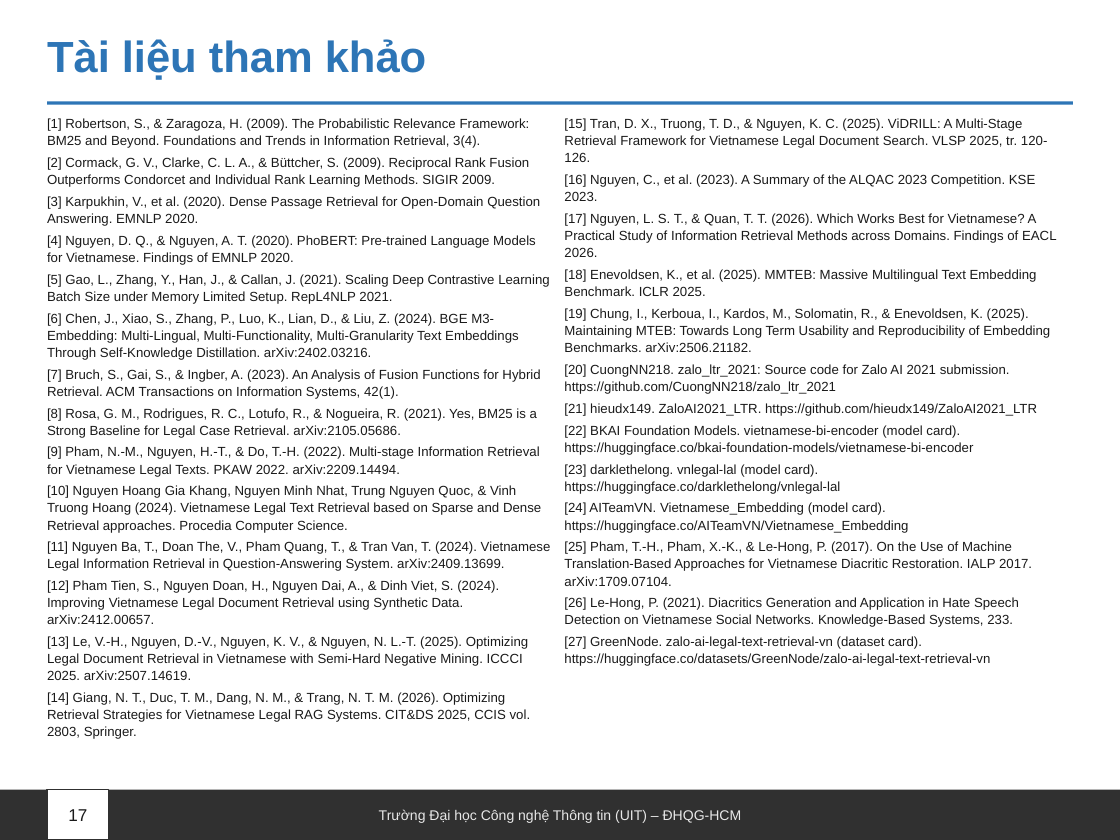
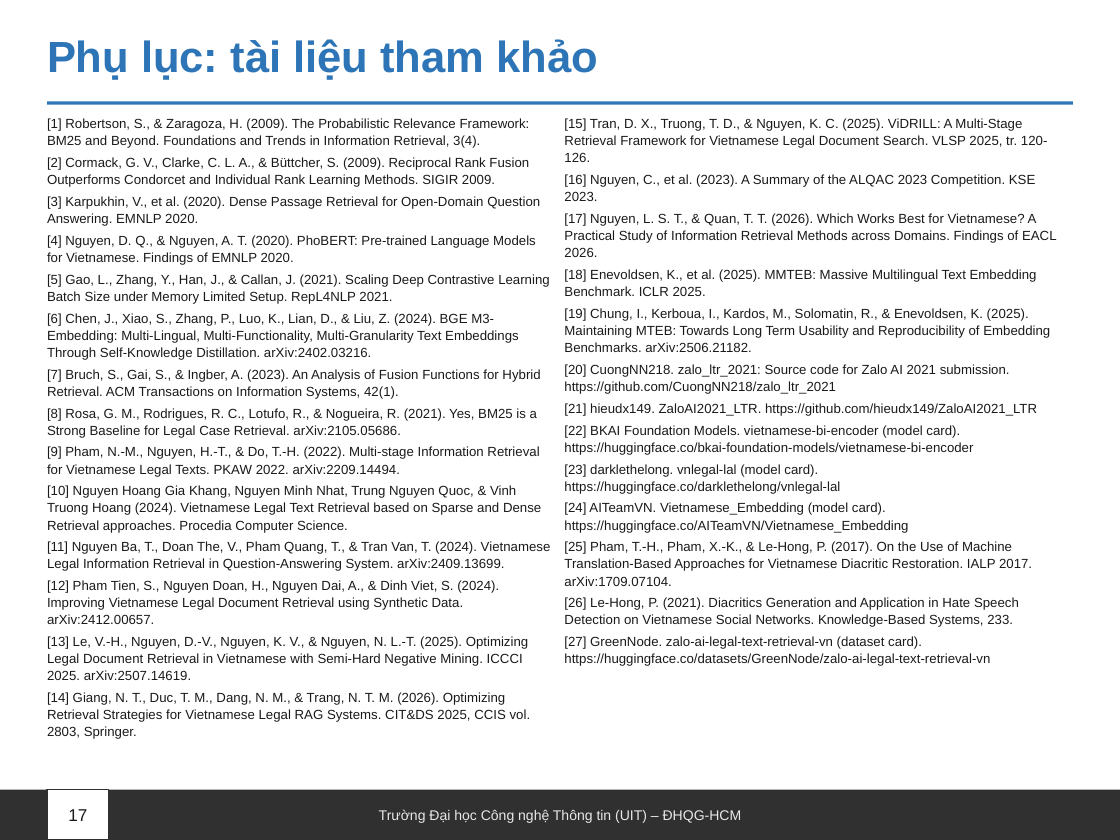
Before and after one commit to Messiac24/vietnamese-legal-retrieval-khong-dau, a slide deck: slide 17 of docs/slides/Nhom09_XLNNTN_BaoCao.pptx. Drawn at 1120x840 pixels with LibreOffice and Linux fonts; fonts in the diff are those of the drawing. Boxes give left, top, right and bottom in pixels: in the first picture for what was removed or moved away, otherwise in the second. Text is boxed around its words. In the diff, an @@ line names an element or a change of style, - is before the commit and + after.

```diff
--- a/docs/slides/Nhom09_XLNNTN_BaoCao.pptx
+++ b/docs/slides/Nhom09_XLNNTN_BaoCao.pptx
@@ text at (x1=47, y1=39, x2=598, y2=80): text changed @@
-Tài liệu tham khảo
+Phụ lục: tài liệu tham khảo
```
Also in this commit, not shown: 5 other slides changed, 24 other files.
